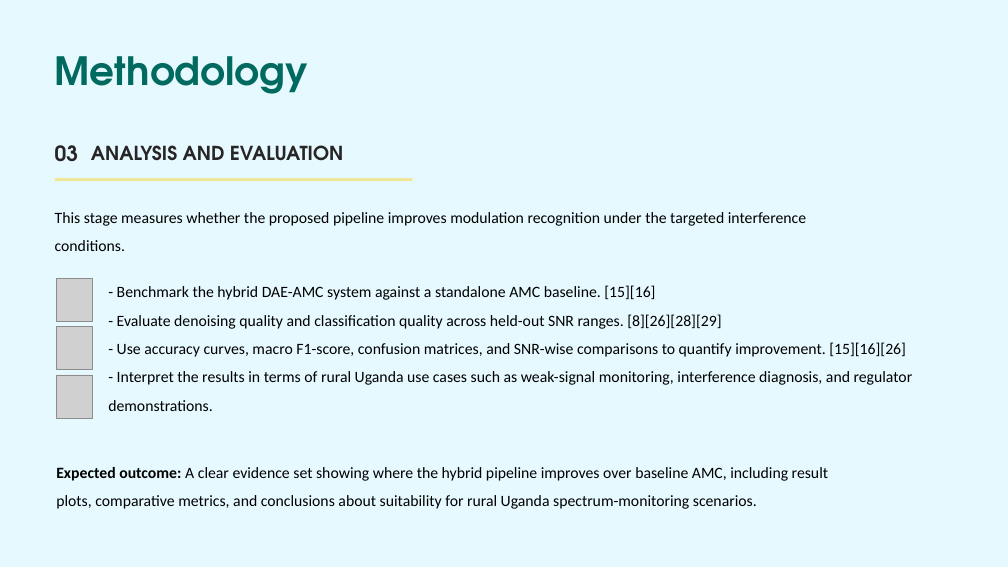
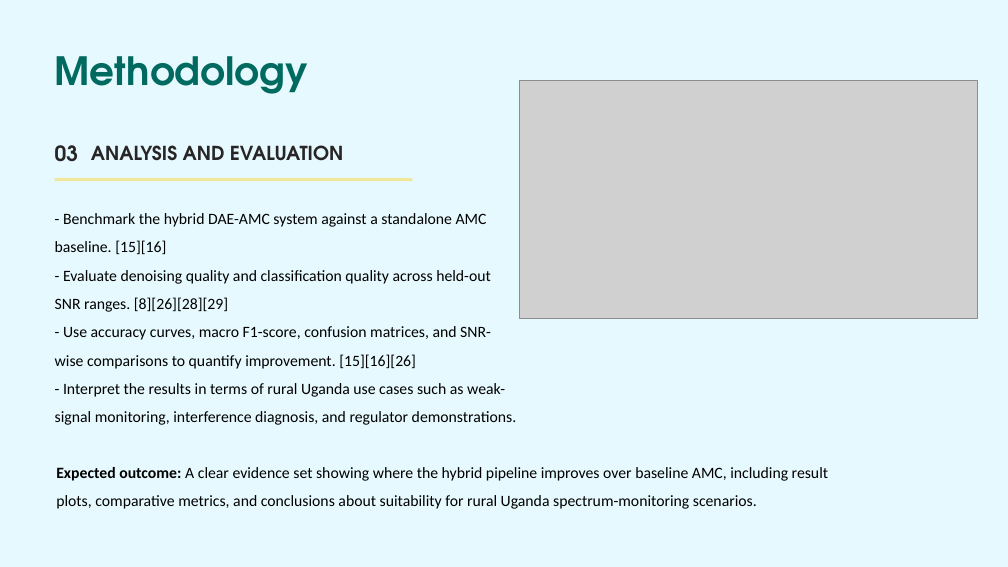
Before and after one commit to sharif-smj/Telecom-engineering-final-year-project, a slide deck: slide 19 of GSM Signal Denoising and Modulation Classification for Rural Uganda.pptx. Drawn at 1008x567 pixels with LibreOffice and Linux fonts; fonts in the diff are those of the drawing; grey boxes stand for pictures. Boxes give left, top, right and bottom in pixels: in the first picture for what was removed or moved away, otherwise in the second. Text is boxed around its words. In the diff, an @@ line names an element or a change of style, - is before the commit and + after.

```diff
--- a/GSM Signal Denoising and Modulation Classification for Rural Uganda.pptx
+++ b/GSM Signal Denoising and Modulation Classification for Rural Uganda.pptx
@@ picture added at (519,81,977,318) @@
@@ text "- Benchmark the hybrid DAE-AMC ..." rewrapped from (108,285,913,411) to (55,213,517,425) @@
@@ text removed at (55,212,806,226) @@
-This stage measures whether the proposed pipeline improves modulation recognition under the targeted interference conditions.
@@ picture removed at (57,278,93,321) @@
@@ picture removed at (56,326,92,369) @@
@@ picture removed at (57,375,93,418) @@
```
Also in this commit, not shown: 4 other slides changed, 21 other files.
